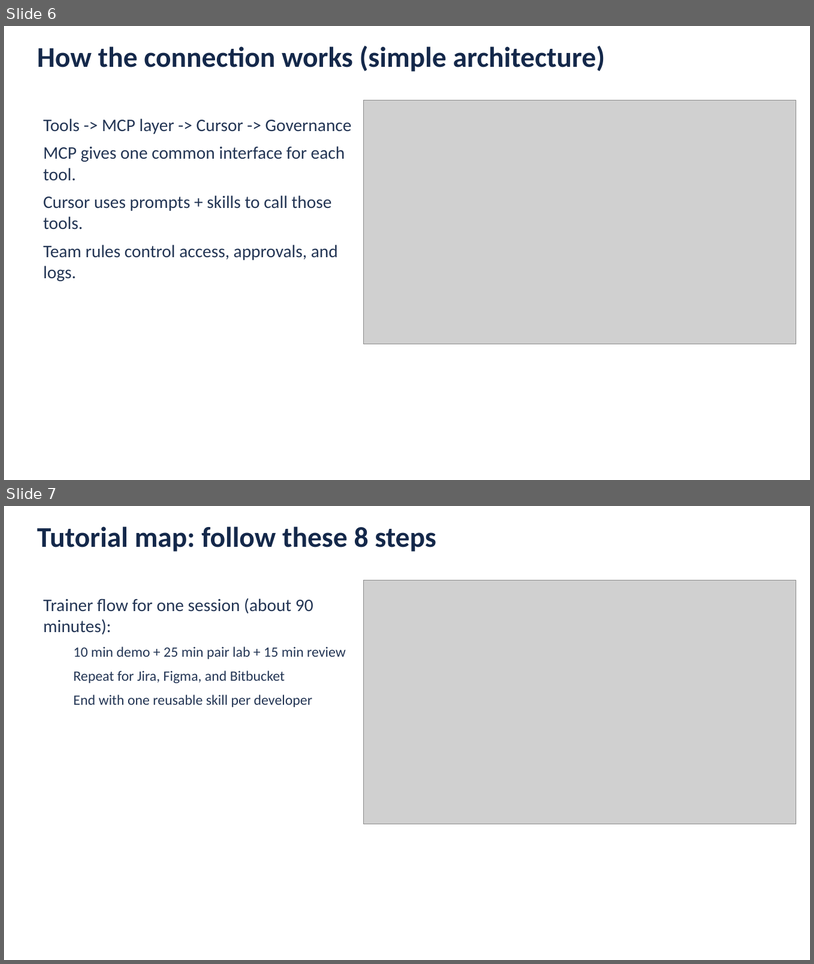
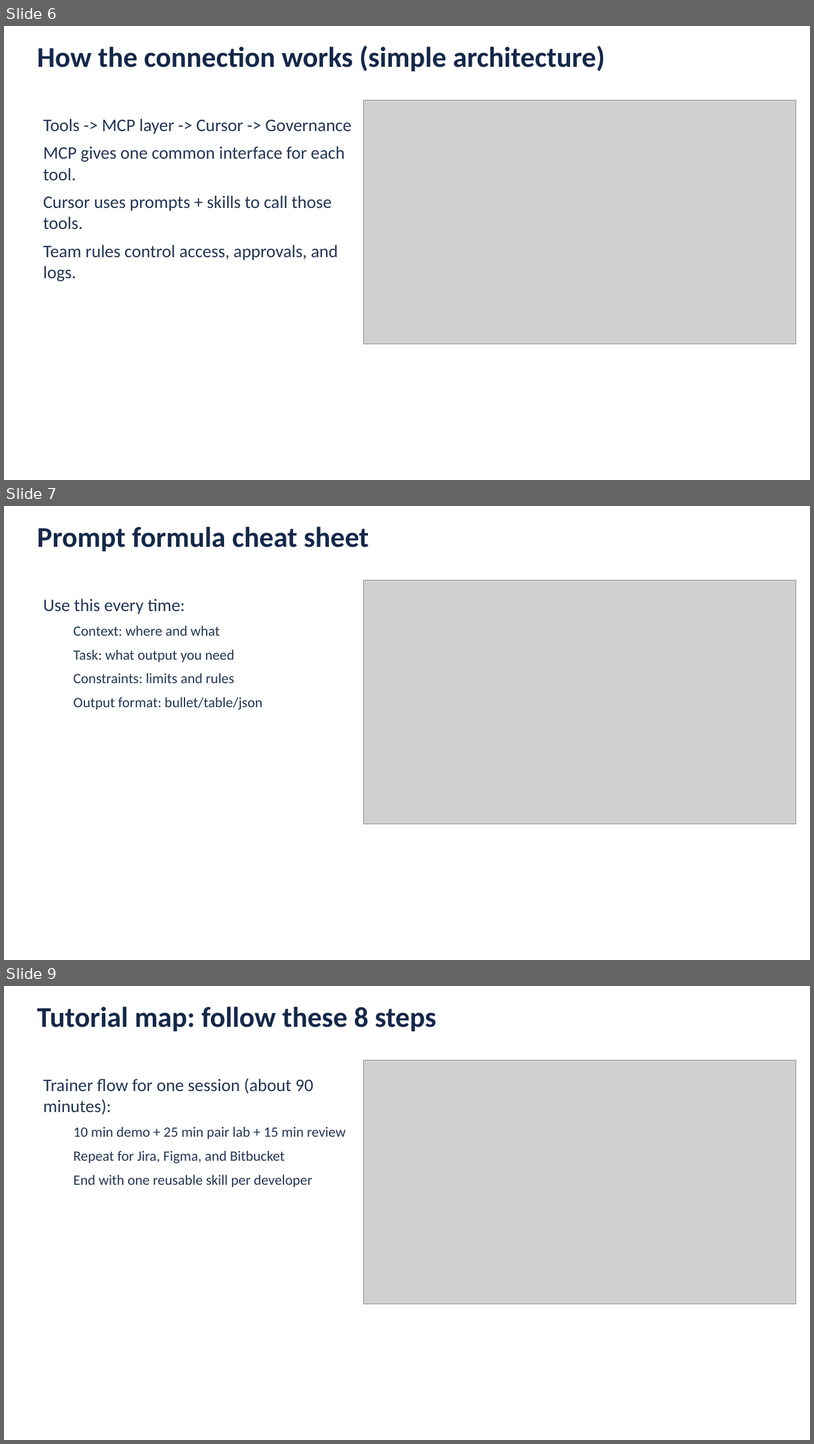
Before and after one commit to hassanahmedfoodservicesdirectunilever/cursor, a slide deck: Solution_Assessment_Cursor_AI_Capabilities_Integration_Review.pptx. Shown one above the other, each under a label of ours: slides 6 and 7 before the commit, slides 6, 7 and 9 after it; the slides between them are not shown. The pictures are 814x964 and 814x1444 pixels, drawn with LibreOffice and Linux fonts; fonts in the diff are those of the drawing; grey boxes stand for pictures. Boxes give left, top, right and bottom in pixels: in the first picture for what was removed or moved away, otherwise in the second. Text is boxed around its words. In the diff, an @@ line names an element or a change of style, - is before the commit and + after.

```diff
--- a/Solution_Assessment_Cursor_AI_Capabilities_Integration_Review.pptx
+++ b/Solution_Assessment_Cursor_AI_Capabilities_Integration_Review.pptx
@@ slide 7 added at [4,506,810,960], background #FFFFFF @@
@@ text added at [37,526,369,552], 34 pt, text #14284A, bold @@
+Prompt formula cheat sheet
@@ picture added at [364,580,797,823] @@
@@ text added at [43,598,263,709], 17 pt, text #233554 @@
+Use this every time:
+  Context: where and what
+  Task: what output you need
+  Constraints: limits and rules
+  Output format: bullet/table/json
@@ what was slide 7 is now slide 9 @@
```
Also in this commit, not shown: 1 slide changed, 3 other slides added, 6 other files.
